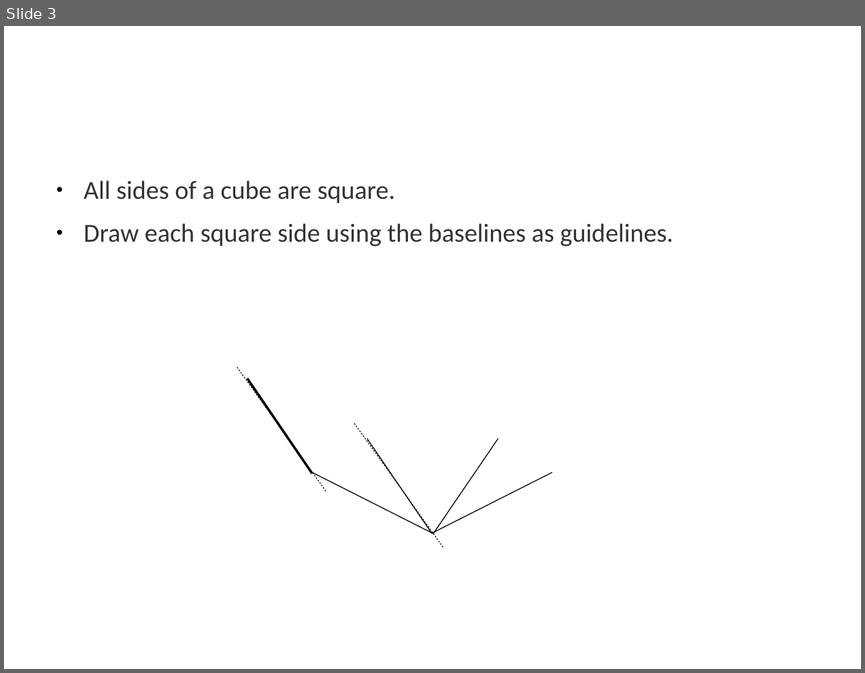
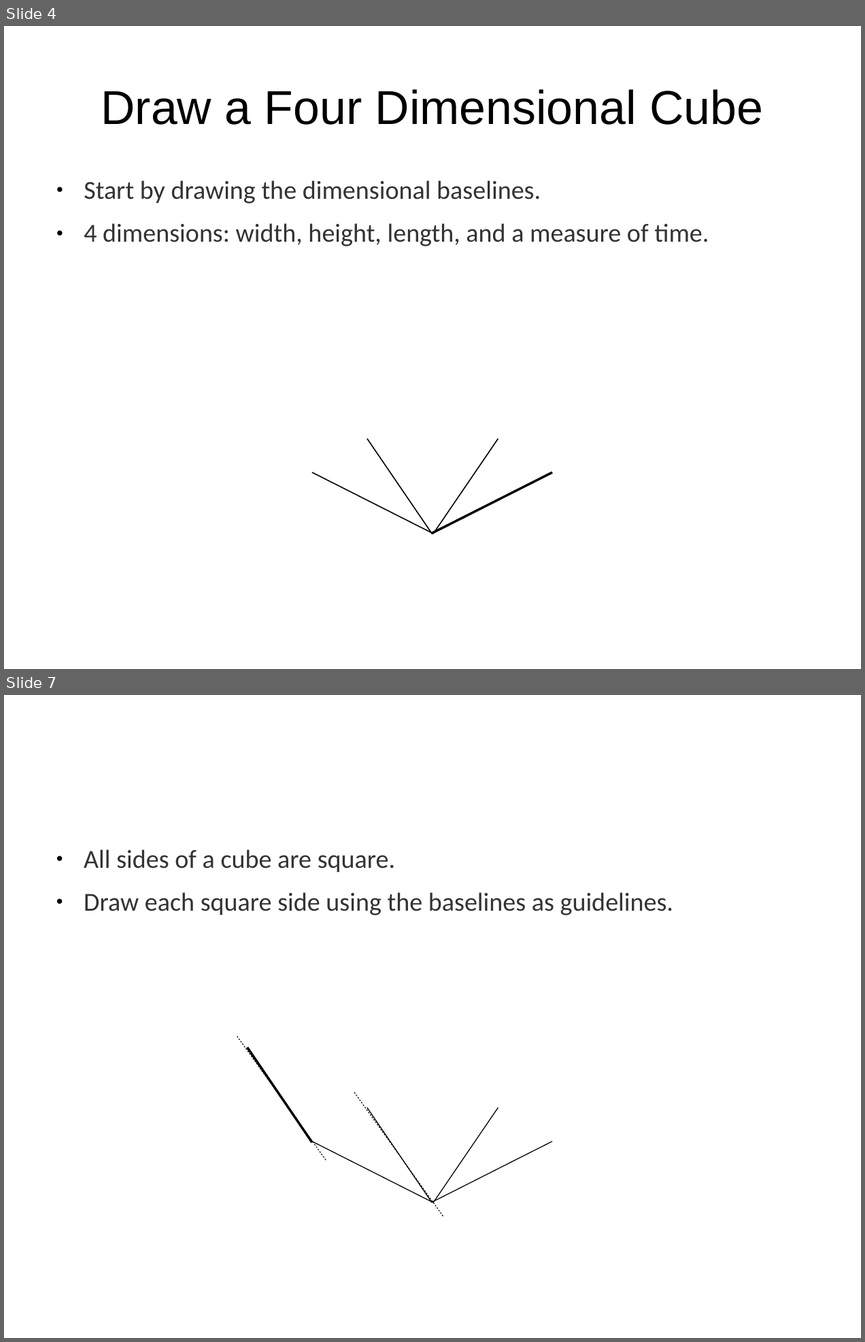
Before and after one commit to tigerfarm/tfpfiles, a slide deck: books/content/cubes/4DrawEinsteinCube1a.odp. Shown one above the other, each under a label of ours: slide 3 before the commit, slides 4 and 7 after it; the slides between them are not shown. The pictures are 865x673 and 865x1342 pixels, drawn with LibreOffice and Linux fonts; fonts in the diff are those of the drawing; background and template pictures are left out. Boxes give left, top, right and bottom in pixels: in the first picture for what was removed or moved away, otherwise in the second. Text is boxed around its words. In the diff, an @@ line names an element or a change of style, - is before the commit and + after.

```diff
--- a/books/content/cubes/4DrawEinsteinCube1a.odp
+++ b/books/content/cubes/4DrawEinsteinCube1a.odp
@@ slide 4 added at [4, 26, 861, 669], background picture (left out) @@
@@ title added at [101, 89, 763, 125], 44 pt, text #000000 @@
+Draw a Four Dimensional Cube
@@ text added at [84, 180, 708, 246], 24 pt, text #333333 @@
+● Start by drawing the dimensional baselines.
+● 4 dimensions: width, height, length, and a measure of time.
@@ line added from (367, 439) to (432, 534), #000000 0.99 pt @@
@@ line added from (433, 534) to (498, 439), #000000 0.99 pt @@
@@ line added from (312, 472) to (433, 533), #000000 0.99 pt @@
@@ line added from (432, 533) to (552, 472), #000000 2.15 pt @@
@@ what was slide 3 is now slide 7 @@
```
Also in this commit, not shown: 9 slides changed, 31 other slides added, 1 other file.
